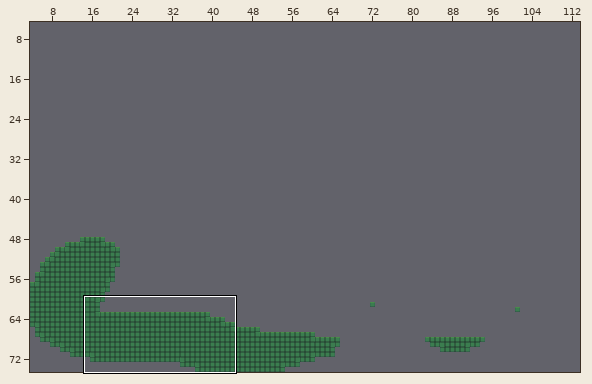
Tiled map, stored at Assets/TilesFromTiled/Green Prototype/Prototype Level 10.tmx. The picture above shows the old version from afar; the outline marks the close-up.
Close-up. Before the edit:
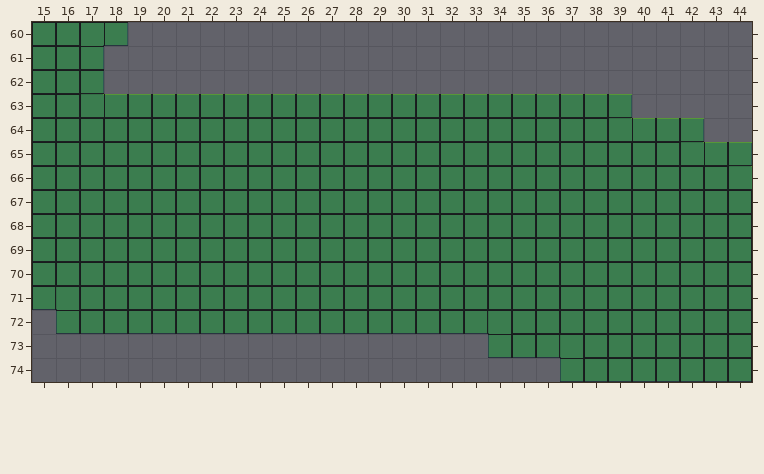
Cells are 16x16 px. Shown: x 15..44, y 60..74. The commit also changed other parts of the map, which this record leaves out.
Now the later version:
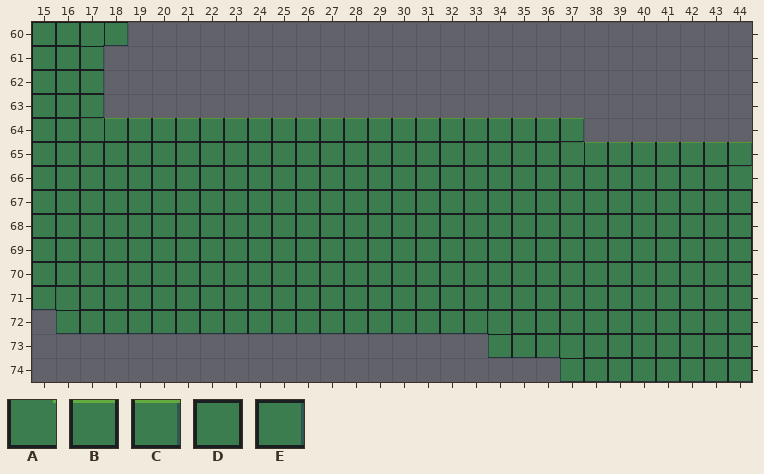
Key: from "Green Tileset Prototype": A 8, B 13, C 14, D 17, E 18.
_ is an empty cell.
Tiles replaced or removed in this view: A, B, C, D.
The edit:
Changed rows in their new state; . is an unchanged cell.
Layer "Ground":
first column x 17:
63 E______________________...
64 ABBBBBBBBBBBBBBBBBBBC_____
65 ....................ABBBBB
Where, in picture pixels (left, top, right, bottom), the same in both close-ups:
changed: (81, 94, 704, 165)
